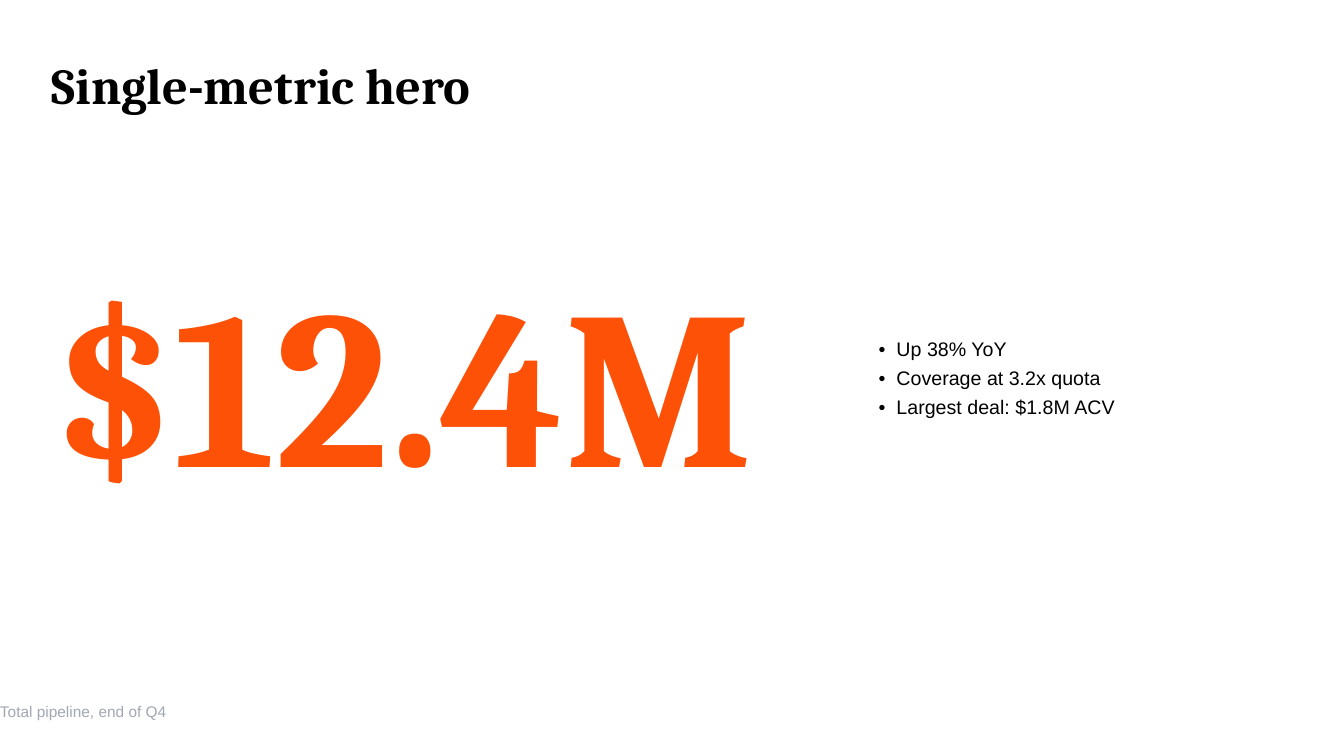
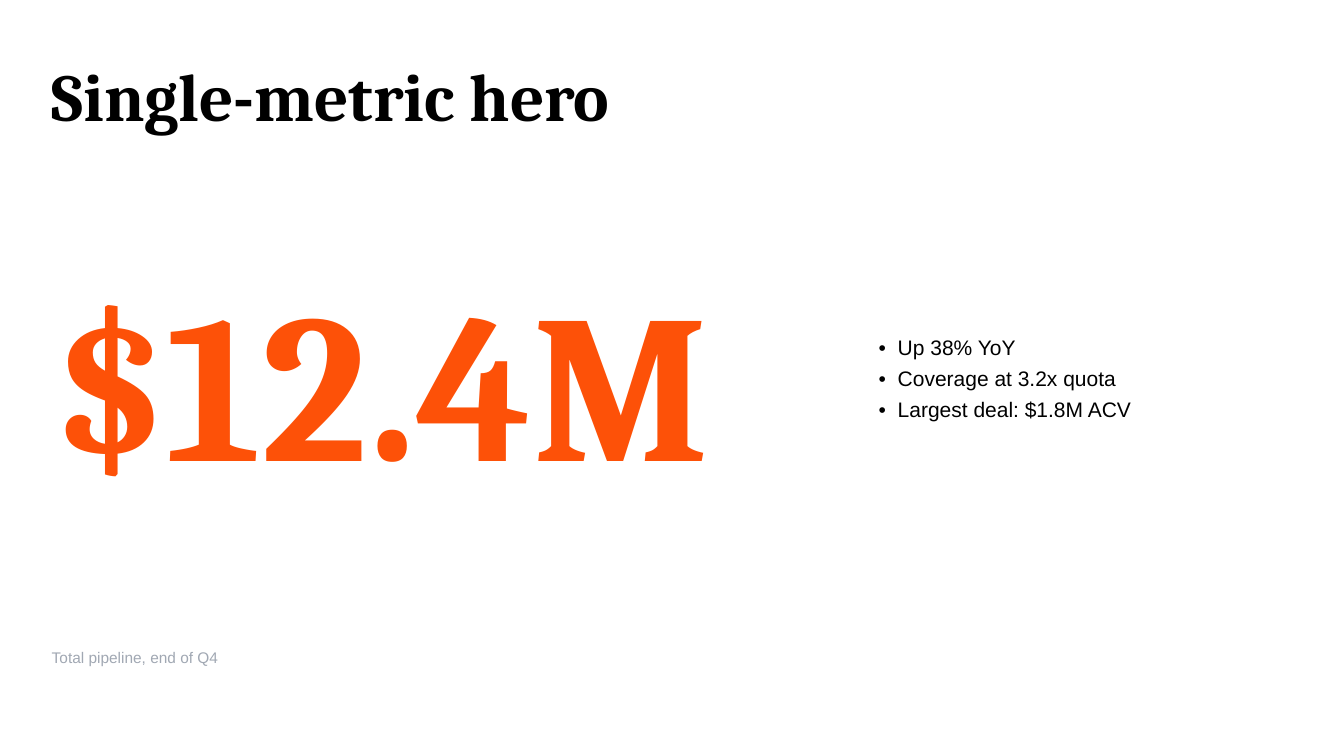
Before and after one commit to JakubNaskretski/pptx-skill-grid, a slide deck: slide 6 of examples/out_v2.pptx. Drawn at 1344x756 pixels with LibreOffice and Linux fonts; fonts in the diff are those of the drawing. Boxes give left, top, right and bottom in pixels: in the first picture for what was removed or moved away, otherwise in the second. Text is boxed around its words. In the diff, an @@ line names an element or a change of style, - is before the commit and + after.

Commit message:
v2.1: type scale alignment, card compound, layout fixes from visual review
Type scale updated to match the corporate reference deck:
  - section_number: 240 → 300pt   (deck uses 350; we pull back to fit)
  - h1:             36  → 48pt
  - h2:             24  → 28pt
  - body:           14  → 15pt
  - statement:      60  → 66pt
  - hero_metric:    160 → 150pt

section_divider:
  - Cell expanded to rows 2-10 (9 rows = 4.82in) so 300pt fits with
    headroom on all 3 alignments. Label compressed to rows 11-12.
  - example_v2.json updated to single-digit numbers ("1", "2", ...).
    The leading-zero variant ("01") was wrapping at narrow widths.

render_heading + render_text:
  - auto_size = MSO_AUTO_SIZE.NONE explicitly. PowerPoint sometimes
    auto-shrinks text in textboxes by default; this was likely making
    the section_number "0/3 too small compared to 3" issue.

Fixes from visual review:
  - render_cta:         ROUNDED_RECTANGLE → RECTANGLE (rounded corners
                        felt off-brand)
  - single_metric:      caption now in row 12 cell (respects side
                        margins) instead of strip:footer (which spans
                        full slide width and made the text hug the
                        left edge)
  - six_up:             dropped the explicit gap row added in the
                        previous fix — visual padding from icon_label's
                        MIDDLE anchor was already enough; the extra row
                        made the gap feel exaggerated

New compound component: card
  - First multi-component primitive. variant=image_left lays out:
    image (32% width, full height) + gap (6%) + label/body (62% width,
    vertically centered against the image).
  - Also supports variants image_top and text_only.
  - Card handles its own internal proportions and gaps, so recipes
    that use cards don't need to micro-place sub-components.

matrix_2x2 refactored to use 'card' component:
  - 4 cards placed on the grid: rows 3-6 / 8-11 (1-row gap between),
    cols 1-6 / 7-12 (cards touch at the L/R boundary, which is text-
    meets-image — visually distinct without needing a gap col).
  - Recipe code now ~half the size; lets the card handle internal
    image/text spacing and vertical centering.

```diff
--- a/examples/out_v2.pptx
+++ b/examples/out_v2.pptx
@@ text "Single-metric hero" at [52,74,610,136]: size 36 to 48 pt @@
@@ text "$12.4M" at [52,305,711,477]: size 160 to 150 pt @@
@@ text "• Up 38% YoY" at [898,340,1131,421]: size 14 to 15 pt @@
@@ text "Total pipeline, end of Q4": place and size @@
-text "Total pipeline, end of Q4" at [0,706,167,720]
+text "Total pipeline, end of Q4" at [52,652,218,666]
```
Also in this commit, not shown: 12 other slides changed, 10 other files.
